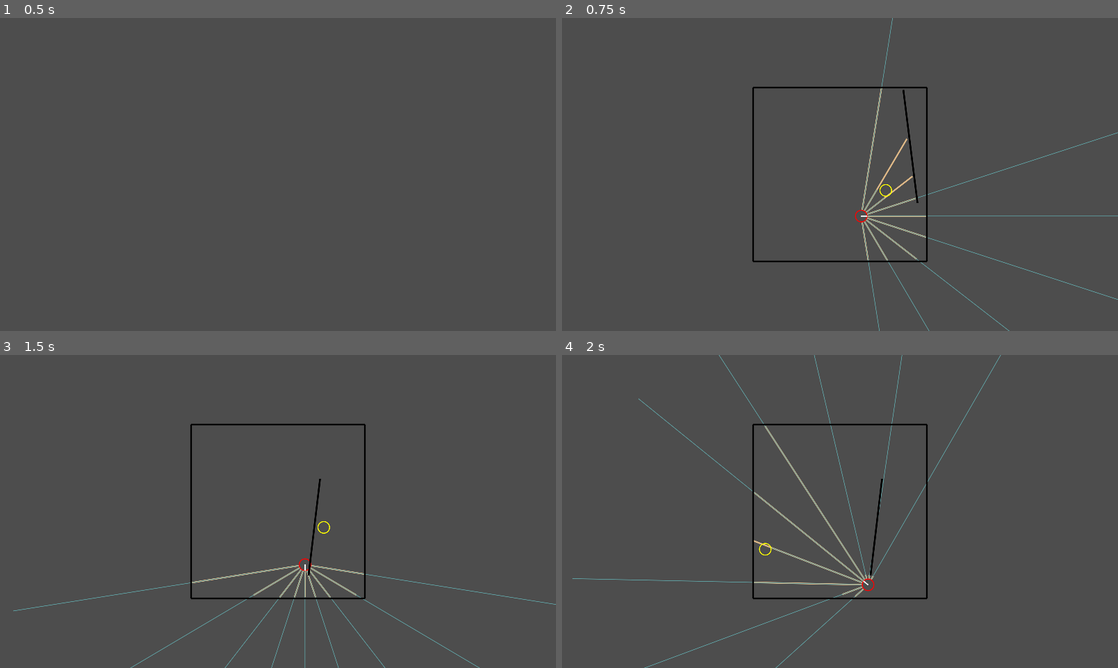
Above: before the commit, frames 1-4 (two rows, left to right).
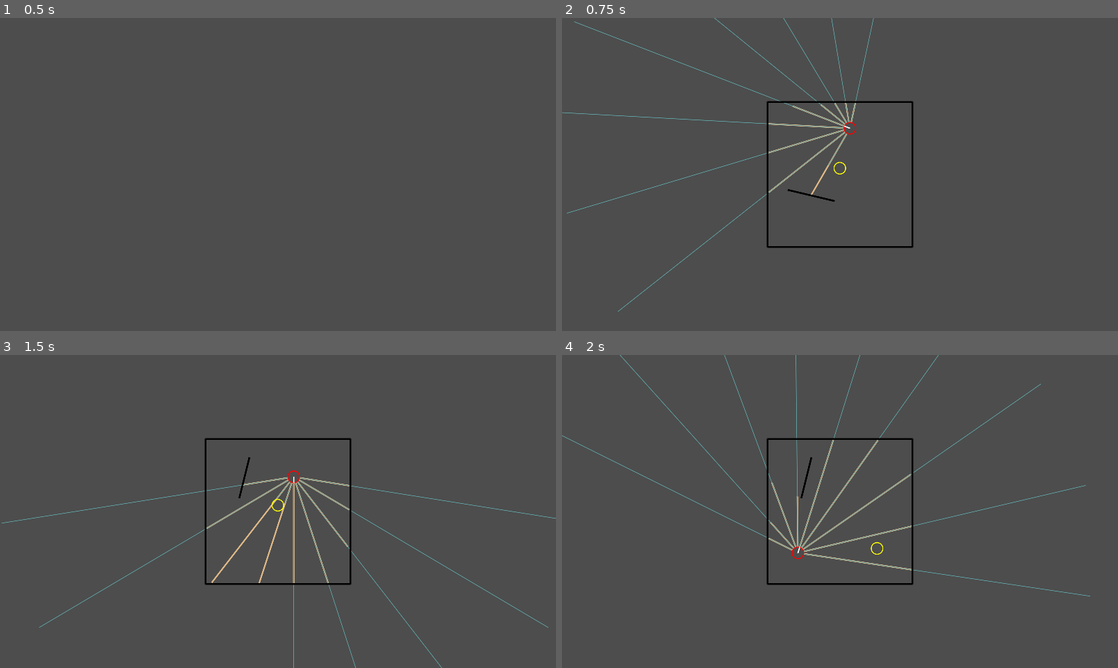
Above: after the commit, the same moments.

Repository: stokatyan/godot-ai
Game: Godot game, scene res://FindCoinGame/FCGEnv.tscn
Two runs of this game, one before a commit and one after it. Both use one fixed random seed, a clock stepped at 60 frames per second and the inputs below.
Inputs:
- Up to frame 1 (0.5 s): no input
- Up to frame 2 (0.75 s): tap Enter at 0.5 s; hold D from 0.53 s (still down); hold Enter from 0.53 s (still down)
- Up to frame 3 (1.5 s): tap Space at 1.25 s; release D at 1.28 s; release Enter at 1.28 s; hold S from 1.28 s (still down); tap N at 1.35 s
- Up to frame 4 (2 s): keep holding S

Frame 1 is identical in both runs. In frame 2, 3.5% of the frame differs, in the area x 0-100%, y 0-100%; in frame 3, 3.7%; in frame 4, 4.0%, in the area x 0-95%, y 0-100%.
Error in both runs: Cannot call method 'poll' on a null value. (res://AI/AIServerTCP.gd:40)

Commit message:
add min size to wall

Diff:
--- a/godot-ai-client/FindCoinGame/FCGSimulation.gd
+++ b/godot-ai-client/FindCoinGame/FCGSimulation.gd
@@ -5,7 +5,7 @@
 var _hero: FCGHero = FCGHero.new()
 var _target: FCGTarget = FCGTarget.new()
 
-var _map_size: float = 600
+var _map_size: float = 500
 var _map_radius: float:
 	get:
 		return _map_size/2
@@ -87,10 +87,14 @@
 	_inner_wall_bodies = []
 
 	_actions_taken = 0
-	var max_p = _map_radius
+	var max_p = _map_radius * 0.75
 	var p_hero = Vector2.ZERO
 	var p_target = Vector2.ZERO
 	var wall_segment = Rect2(randf_range(-max_p , max_p), randf_range(-max_p , max_p), randf_range(-max_p , max_p), randf_range(-max_p , max_p))
+
+	while wall_segment.position.distance_to(wall_segment.size) < max_p * 0.75:
+		wall_segment = Rect2(randf_range(-max_p , max_p), randf_range(-max_p , max_p), randf_range(-max_p , max_p), randf_range(-max_p , max_p))
+
 	var inner_wall = _add_wall(wall_segment)
 	_inner_wall_bodies.append(inner_wall)
 
@@ -121,7 +125,7 @@
 
 		var direct_state = PhysicsServer2D.space_get_direct_state(_physics_space)
 		var query = PhysicsShapeQueryParameters2D.new()
-		query.margin = _wall_thickness * 2
+		query.margin = _hero._radius * 2
 		query.shape_rid = temp_hero_shape
 		query.transform = t_hero
 		query.collision_mask = _wall_layer | _target_layer
